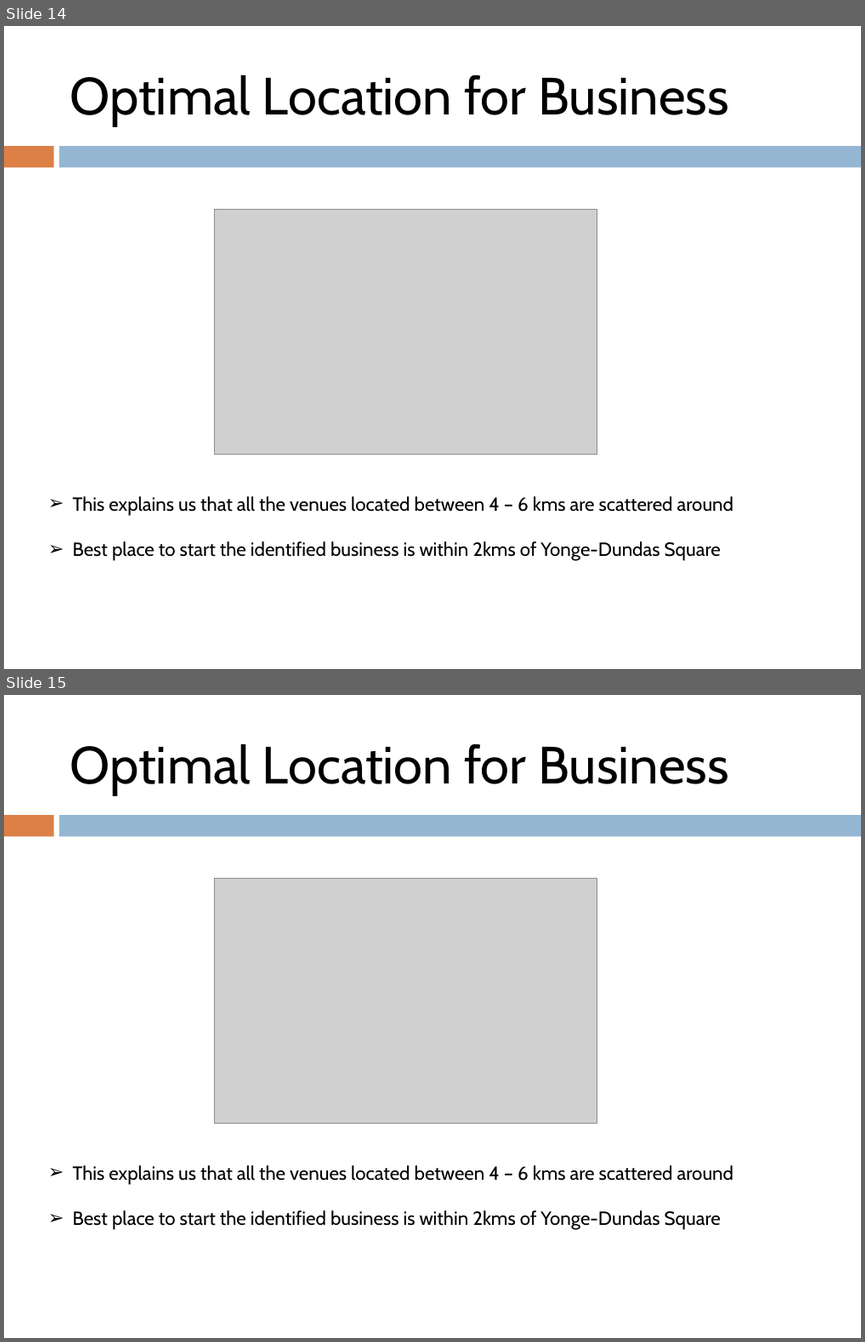
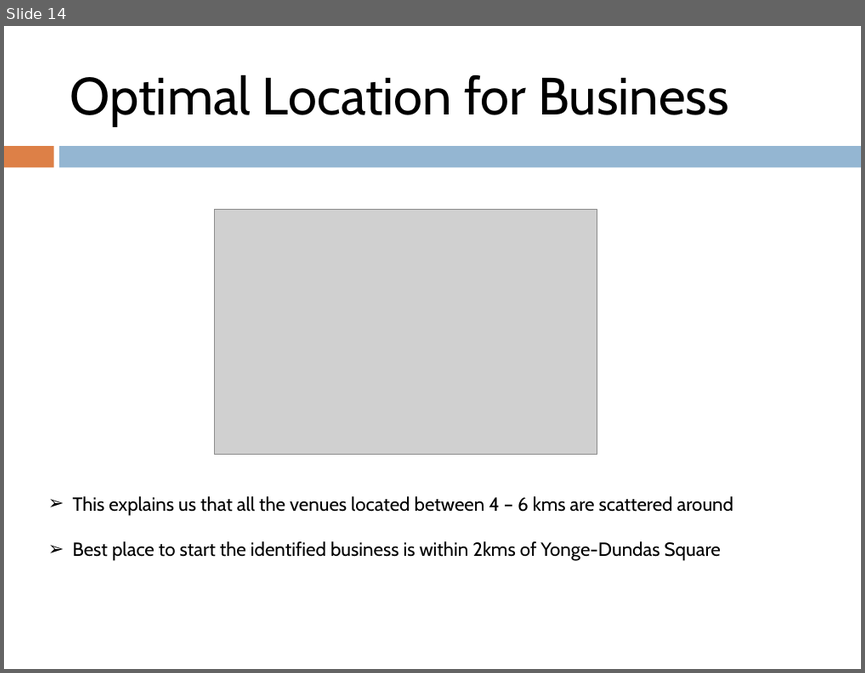
Before and after one commit to Jeyakumargd/Coursera_Capstone, a slide deck: Data Science capstone - Battle of Neighbourhoods.pptx. Shown one above the other, each under a label of ours: slides 14 and 15 before the commit, slide 14 after it. The pictures are 865x1342 and 865x673 pixels, drawn with LibreOffice and Linux fonts; fonts in the diff are those of the drawing; grey boxes stand for pictures. Boxes give left, top, right and bottom in pixels: in the first picture for what was removed or moved away, otherwise in the second. Text is boxed around its words. In the diff, an @@ line names an element or a change of style, - is before the commit and + after.

```diff
--- a/Data Science capstone - Battle of Neighbourhoods.pptx
+++ b/Data Science capstone - Battle of Neighbourhoods.pptx
@@ slide 15 removed at [4,695,861,1338], background #FFFFFF; not listed: 2 template elements that a slide beside it also shows @@
@@ title removed at [69,743,728,795] @@
-Optimal Location for Business
@@ picture removed at [215,879,597,1123] @@
@@ text removed at [73,1165,733,1230] @@
-➢ This explains us that all the venues located between 4 – 6 kms are scattered around
-➢ Best place to start the identified business is within 2kms of Yonge-Dundas Square
```
Also in this commit, not shown: 3 slides added.
